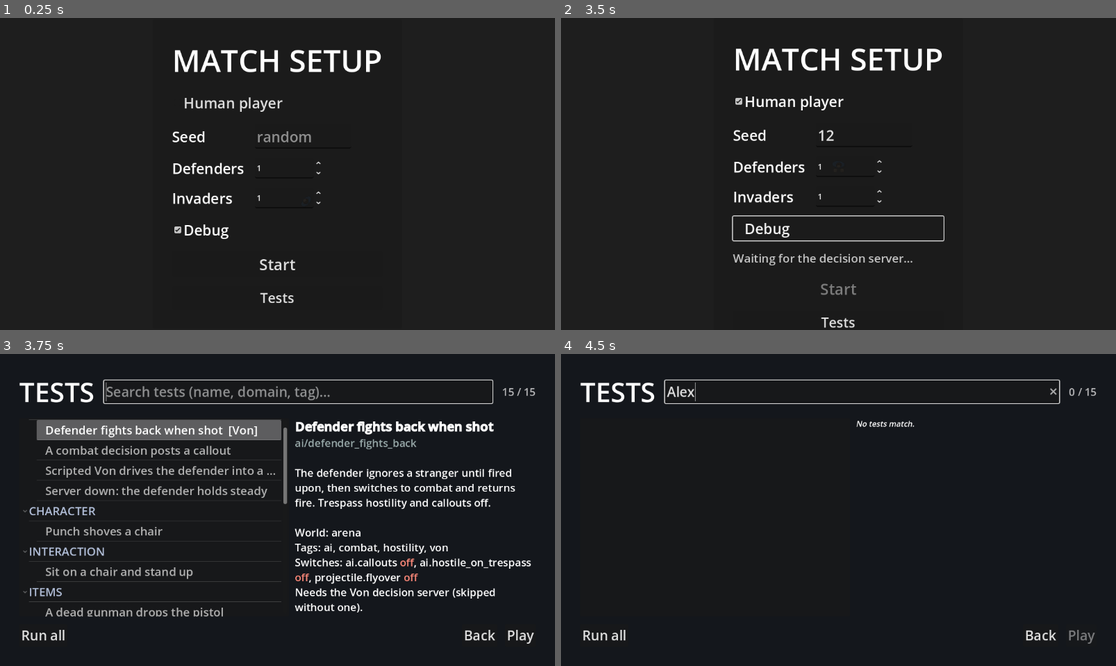
Above: before the commit, frames 1-4 (two rows, left to right).
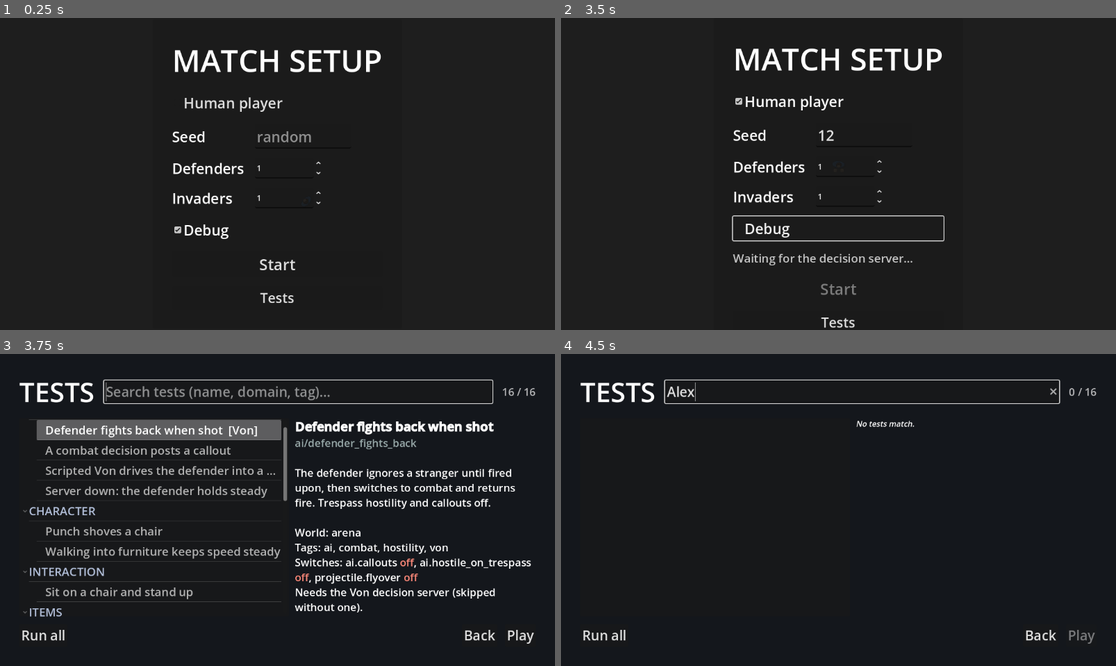
Above: after the commit, the same moments.

Repository: AnthonyThomasson/Example-Godot
Game: Godot game, scene res://scenes/main.tscn
Two runs of this game, one before a commit and one after it. Both use one fixed random seed, a clock stepped at 60 frames per second and the inputs below.
Inputs (mouse positions are in pixels of both pictures, inside the frame that each line leads up to):
- Up to frame 1 (0.25 s): no input
- Up to frame 2 (3.5 s): click (866, 136) at 0.52 s; type "12" at 0.6 s; click "Start" at 1.25 s; click "Human player" at 2 s; click "Debug" at 2.75 s
- Up to frame 3 (3.75 s): click "Tests" at 3.5 s
- Up to frame 4 (4.5 s): click (860, 391) at 4.27 s; type "Alex" at 4.35 s

Frames 1-2 are identical in both runs. In frame 3, 2.0% of the frame differs, in the area x 4-97%, y 10-85%; in frame 4, less than 0.1%.

Commit message:
fix physics bug

Diff:
--- a/scenes/character/character.gd
+++ b/scenes/character/character.gd
@@ -76,6 +76,8 @@
 
 
 func _ready() -> void:
+	# Top-down: no floor/ceiling, so a moving body it touches is never ridden as a platform.
+	motion_mode = CharacterBody2D.MOTION_MODE_FLOATING
 	# Build the body's collision circle to match `radius`.
 	var circle := CircleShape2D.new()
 	circle.radius = radius
@@ -136,7 +138,7 @@
 	velocity = move_input * speed * _push_slow + _knockback
 	move_and_slide()
 	_knockback = _knockback.move_toward(Vector2.ZERO, CharacterConfig.push_knockback_friction * delta)
-	_push_slow = _apply_pushes()
+	_push_slow = _ease_push_slow(_apply_pushes(), delta)
 	# Before the children's _physics_process, so the hands build on this frame's pose.
 	pose.update(delta, facing, get_real_velocity(), speed, _aiming_hands())
 
@@ -411,13 +413,28 @@
 		if collider == null or not collider.has_method("apply_impulse"):
 			continue
 		# The normal points back toward the character, so "into the object" is -normal.
-		collider.apply_impulse(-collision.get_normal() * CharacterConfig.push_impulse * input_strength)
+		var dir := -collision.get_normal()
+		var impulse := CharacterConfig.push_impulse * input_strength * get_physics_process_delta_time()
+		# Carry the object along rather than launch it: never drive it faster than we walk.
+		if collider.has_method("get_mass") and "linear_velocity" in collider:
+			var along: float = collider.linear_velocity.dot(dir)
+			var gap := maxf(move_input.dot(dir) * speed * CharacterConfig.push_carry_factor - along, 0.0)
+			impulse = minf(impulse, gap * collider.get_mass())
+		collider.apply_impulse(dir * impulse)
 		if collider.has_method("get_mass"):
 			heaviest = maxf(heaviest, collider.get_mass())
 
 	if heaviest <= 0.0:
 		return 1.0
 	return clampf(1.0 - heaviest * CharacterConfig.push_slow_per_weight, CharacterConfig.push_slow_min, 1.0)
+
+
+## Slow down at once on contact, but recover toward full speed gradually so losing contact for a
+## frame doesn't snap the speed back.
+func _ease_push_slow(target: float, delta: float) -> float:
+	if target <= _push_slow:
+		return target
+	return minf(target, _push_slow + CharacterConfig.push_slow_release * delta)
 
 
 ## First child that can drive this character (has a `control` method).
--- a/scenes/character/character_config.gd
+++ b/scenes/character/character_config.gd
@@ -9,14 +9,20 @@
 ## uses, divided by the object's mass. Pushing also slows the character (heavier =
 ## slower), and a fast object sliding into the character shoves them back.
 
-## Base impulse the character imparts to an object per physics frame of contact, scaled
-## by how hard the character is moving into it (input strength 0–1).
-static var push_impulse: float = 900.0
+## Base impulse per second of contact the character imparts to an object, scaled by how
+## hard the character is moving into it (input strength 0–1). Frame-rate independent.
+static var push_impulse: float = 54000.0
 ## How much each unit of the pushed object's `mass` reduces the character's speed while
 ## pushing (speed_mult = 1 − heaviest_mass × this, floored by `push_slow_min`).
 static var push_slow_per_weight: float = 0.02
 ## Floor on the character's speed multiplier while pushing.
 static var push_slow_min: float = 0.15
+## Fraction of the character's walk speed an object it pushes may be driven up to (1 = it is
+## carried at walking pace, never launched ahead of the character).
+static var push_carry_factor: float = 1.0
+## How fast (multiplier units per second) the push slow-down eases back to full speed once
+## contact is lost, so a one-frame gap doesn't snap the character's speed.
+static var push_slow_release: float = 3.0
 ## The character's mass for *incoming* knockback: an object sliding into the character
 ## shoves them by impulse / this. Higher = the character shrugs off hits unless struck hard.
 static var player_mass: float = 40.0
--- /dev/null
+++ b/tests/character/walk_into_furniture_speed_test.gd
@@ -0,0 +1,88 @@
+extends GameTest
+
+## Eight puppets each walk into a different piece of furniture from a different side — from the top,
+## bottom, left and right and from each corner (diagonals), light pieces to heavy. Every walker's
+## real speed must stay steady once it meets its piece: no lunge past walk speed and no sudden
+## frame-to-frame snap while it shoves the piece.
+
+const WALK_SPEED := 150.0
+const CELL := 600.0
+const START_GAP := 100.0
+const FRAMES := 150
+## Frames after first contact ignored: the sweep stops at the surface, so that frame's travel is partial.
+const SETTLE_FRAMES := 2
+
+## [id, walker comes from (the direction it walks is the opposite), piece definition key]
+const CASES := [
+	[&"from_top", Vector2(0, -1), "sofa"],
+	[&"from_bottom", Vector2(0, 1), "chair"],
+	[&"from_left", Vector2(-1, 0), "armchair"],
+	[&"from_right", Vector2(1, 0), "bench"],
+	[&"from_top_left", Vector2(-1, -1), "plant"],
+	[&"from_top_right", Vector2(1, -1), "table"],
+	[&"from_bottom_left", Vector2(-1, 1), "bathtub"],
+	[&"from_bottom_right", Vector2(1, 1), "lamp"],
+]
+
+
+func describe() -> Dictionary:
+	return {
+		"name": "Walking into furniture keeps speed steady",
+		"description": "Eight puppets walk into different furniture from the sides and corners; none's speed spikes or snaps between frames.",
+		"tags": ["walk", "pushable", "locomotion"],
+		"timeout": 12.0,
+	}
+
+
+func configure(s: TestSetup) -> void:
+	s.arena(Rect2(0, 0, CELL * 4.0, CELL * 2.0))
+	s.switch(&"nav.rebake", false)
+	for i in CASES.size():
+		var c: Array = CASES[i]
+		var centre := _centre(i)
+		s.object(c[0], c[2], centre)
+		s.actor(c[0], &"puppet", centre + (c[1] as Vector2).normalized() * START_GAP, { "start_slot": 2 })
+
+
+func run(t: TestContext) -> void:
+	var prev := {}
+	var max_speed := {}
+	var max_jump := {}
+	var contact := {}
+	var since := {}
+	var start := {}
+	for c in CASES:
+		var id: StringName = c[0]
+		t.puppet(id).walk(-(c[1] as Vector2).normalized())
+		prev[id] = 0.0
+		max_speed[id] = 0.0
+		max_jump[id] = 0.0
+		contact[id] = false
+		since[id] = 0
+		start[id] = t.object(id).global_position
+	for i in FRAMES:
+		await t.frames(1)
+		for id in prev:
+			var sp: float = t.actor(id).get_real_velocity().length()
+			t.trace(String(id), sp)
+			# Only judge once the walker has touched (budged) its piece.
+			if not contact[id] and t.object(id).global_position.distance_to(start[id]) > 0.5:
+				contact[id] = true
+				prev[id] = sp
+			if contact[id]:
+				since[id] += 1
+			if contact[id] and since[id] <= SETTLE_FRAMES:
+				prev[id] = sp
+			elif contact[id]:
+				max_speed[id] = maxf(max_speed[id], sp)
+				max_jump[id] = maxf(max_jump[id], absf(sp - prev[id]))
+				prev[id] = sp
+	for id in prev:
+		t.require(contact[id], "%s reached its piece" % id)
+		t.check(max_speed[id] <= WALK_SPEED * 1.05, "%s never lunges past walk speed (peak %.1f)" % [id, max_speed[id]])
+		t.check(max_jump[id] <= WALK_SPEED * 0.4, "%s speed never snaps between frames (max jump %.1f)" % [id, max_jump[id]])
+
+
+## Middle of case `i`'s cell in the 4×2 grid.
+func _centre(i: int) -> Vector2:
+	return Vector2((i % 4 + 0.5) * CELL, (i / 4 + 0.5) * CELL)
Not shown, added: tests/character/walk_into_furniture_speed_test.gd.uid
Not shown, changed: .claude/skills/domain-character/SKILL.md
